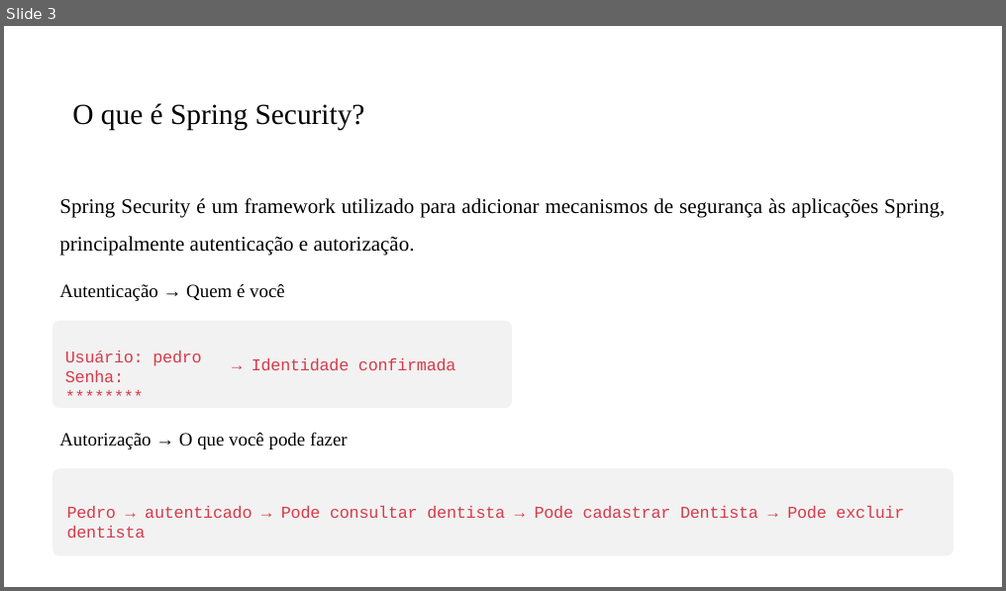
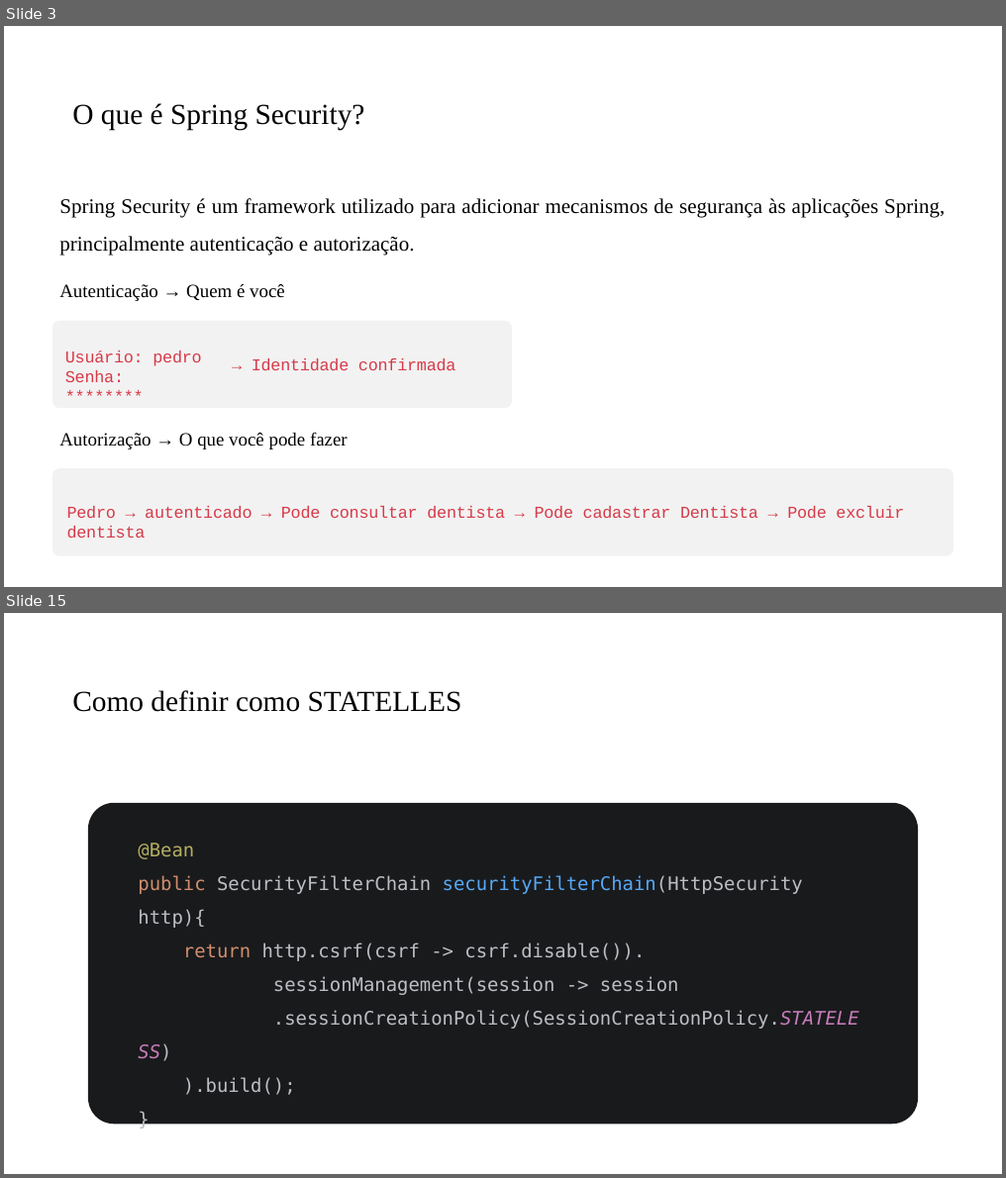
Before and after one commit to PedroMiho/UMC, a slide deck: engenharia-software/software-corporativo/boas-praticas/aula-06-spring-security/spring-security.pptx. Shown one above the other, each under a label of ours: slide 3 before the commit, slides 3 and 15 after it; the slides between them are not shown. The pictures are 1006x591 and 1006x1178 pixels, drawn with LibreOffice and Linux fonts; fonts in the diff are those of the drawing; background and template pictures are left out. Boxes give left, top, right and bottom in pixels: in the first picture for what was removed or moved away, otherwise in the second. Text is boxed around its words. In the diff, an @@ line names an element or a change of style, - is before the commit and + after.

```diff
--- a/engenharia-software/software-corporativo/boas-praticas/aula-06-spring-security/spring-security.pptx
+++ b/engenharia-software/software-corporativo/boas-praticas/aula-06-spring-security/spring-security.pptx
@@ slide 15 added at box(4, 613, 1002, 1174), background #FFFFFF @@
@@ title added at box(72, 690, 462, 712), 28 pt, text #000000 @@
+Como definir como STATELLES
@@ rounded rectangle added at box(88, 803, 918, 1124), fill #191A1C @@
@@ text added at box(138, 843, 859, 1095), 18 pt, text #BCBEC4 @@
+@Bean
+public SecurityFilterChain securityFilterChain(HttpSecurity http){
+return http.csrf(csrf -> csrf.disable()).
+sessionManagement(session -> session
+.sessionCreationPolicy(SessionCreationPolicy.STATELESS)
+).build();
+}
```
Also in this commit, not shown: 5 slides changed, 3 other slides added, 49 other files.
